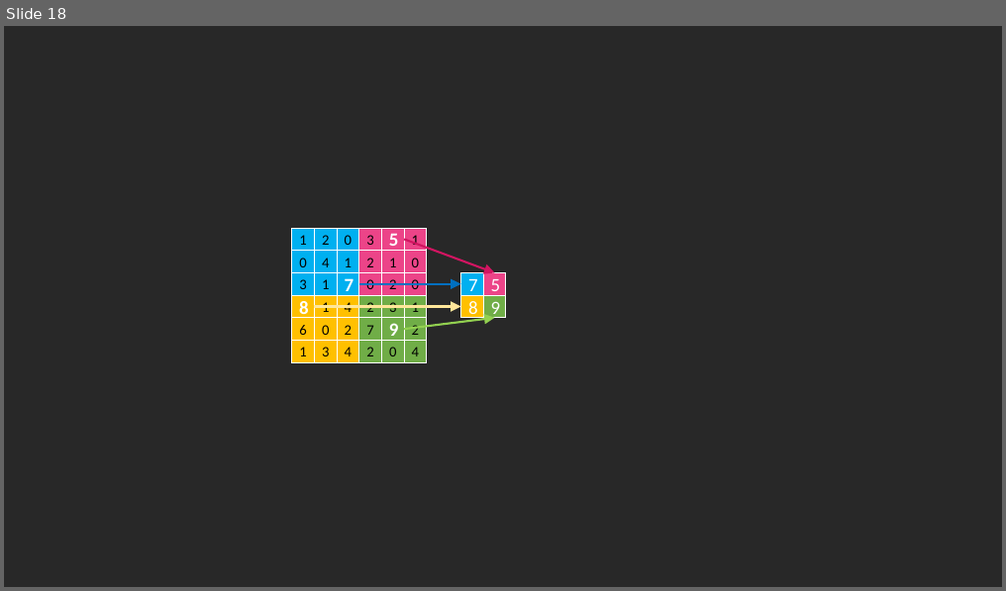
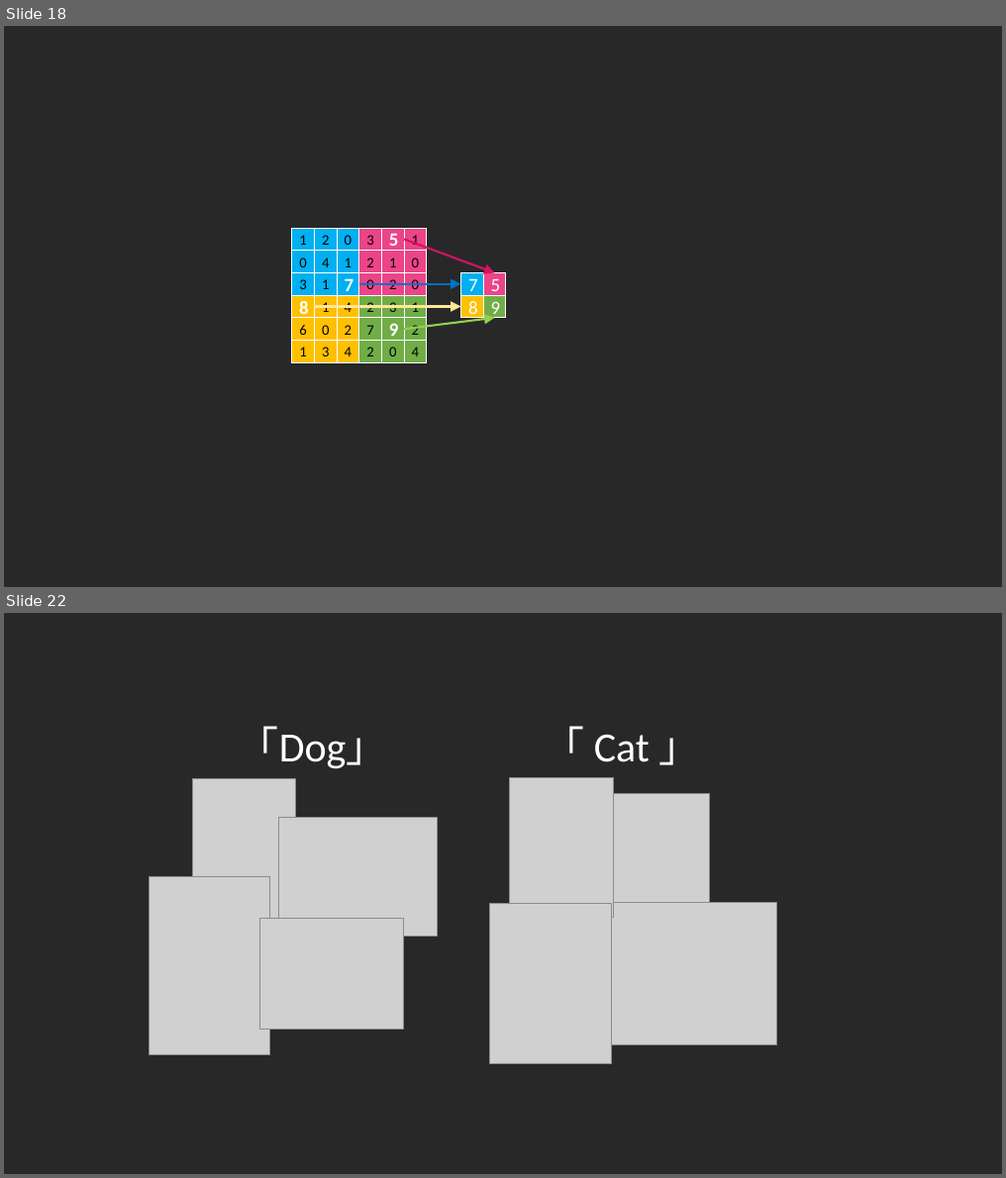
Before and after one commit to CSP-GD/deep-learning-summary, a slide deck: img/img.pptx. Shown one above the other, each under a label of ours: slide 18 before the commit, slides 18 and 22 after it; the slides between them are not shown. The pictures are 1006x591 and 1006x1178 pixels, drawn with LibreOffice and Linux fonts; fonts in the diff are those of the drawing; grey boxes stand for pictures. Boxes give left, top, right and bottom in pixels: in the first picture for what was removed or moved away, otherwise in the second. Text is boxed around its words. In the diff, an @@ line names an element or a change of style, - is before the commit and + after.

```diff
--- a/img/img.pptx
+++ b/img/img.pptx
@@ slide 22 added at (4,613,1002,1174), background #282828 @@
@@ group added at (150,726,777,1064): 8 pictures, 2 texts @@
+「Dog」
+「 Cat 」
```
Also in this commit, not shown: 5 other slides added, 14 other files.
